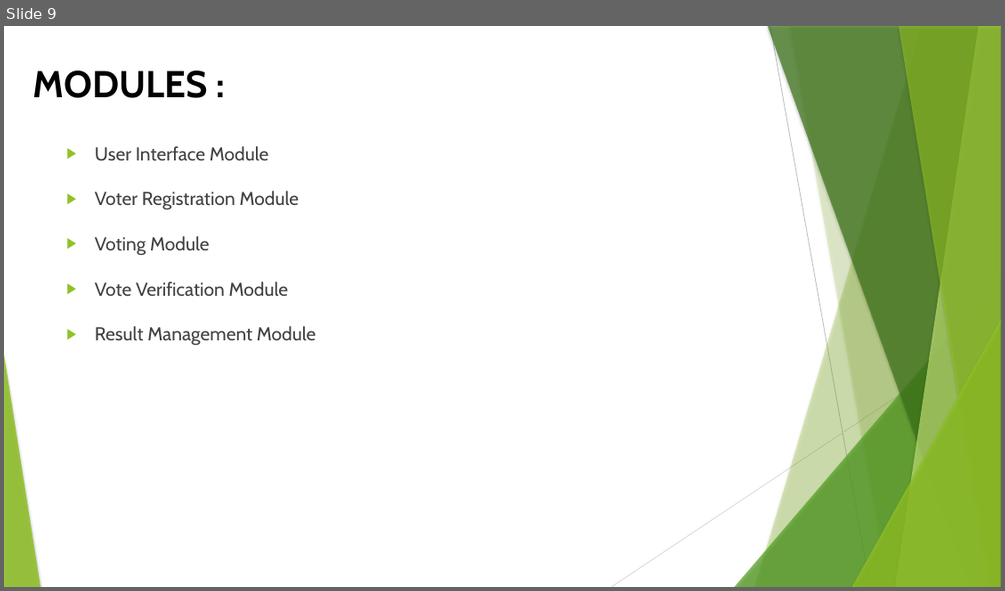
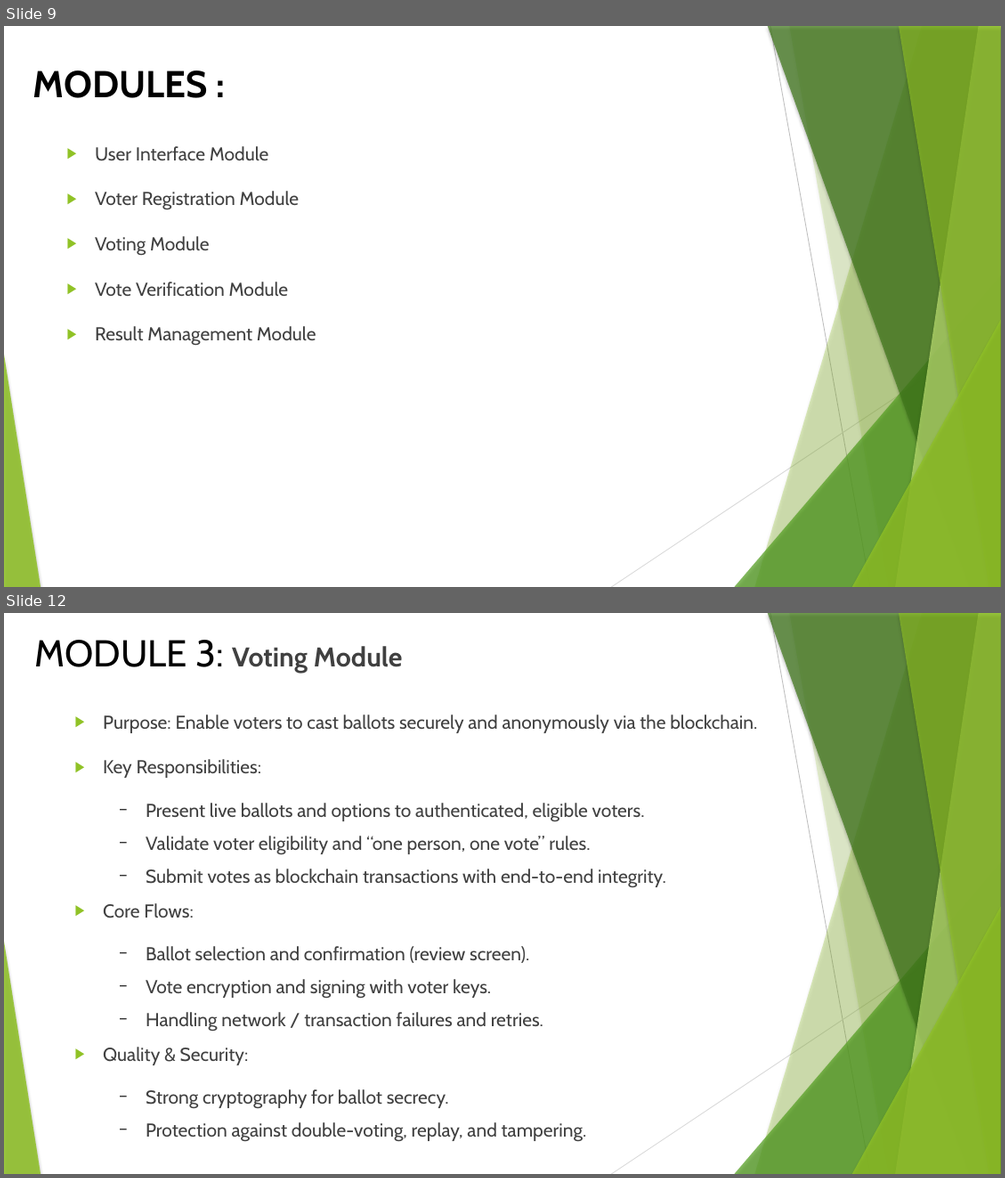
Before and after one commit to SridharanThangaraji/blockchain-voting, a slide deck: docs/ppt/final(1).pptx. Shown one above the other, each under a label of ours: slide 9 before the commit, slides 9 and 12 after it; the slides between them are not shown. The pictures are 1005x591 and 1005x1178 pixels, drawn with LibreOffice and Linux fonts; fonts in the diff are those of the drawing; background and template pictures are left out. Boxes give left, top, right and bottom in pixels: in the first picture for what was removed or moved away, otherwise in the second. Text is boxed around its words. In the diff, an @@ line names an element or a change of style, - is before the commit and + after.

```diff
--- a/docs/ppt/final(1).pptx
+++ b/docs/ppt/final(1).pptx
@@ slide 12 added at bbox=[4, 613, 1001, 1174], background picture (left out); not listed: 10 template elements that a slide beside it also shows @@
@@ title added at bbox=[34, 640, 402, 673], 26 pt, text #404040, bold @@
+MODULE 3: Voting Module
@@ text added at bbox=[103, 714, 757, 1108], 18 pt, text #404040 @@
+▶ Purpose: Enable voters to cast ballots securely and anonymously via the blockchain.
+▶ Key Responsibilities:
+  − Present live ballots and options to authenticated, eligible voters.
+  − Validate voter eligibility and “one person, one vote” rules.
+  − Submit votes as blockchain transactions with end-to-end integrity.
+▶ Core Flows:
+  − Ballot selection and confirmation (review screen).
+  − Vote encryption and signing with voter keys.
+  − Handling network / transaction failures and retries.
+▶ Quality & Security:
+  − Strong cryptography for ballot secrecy.
+  − Protection against double-voting, replay, and tampering.
```
Also in this commit, not shown: 2 other slides added, 1 slide removed, 34 other files.
